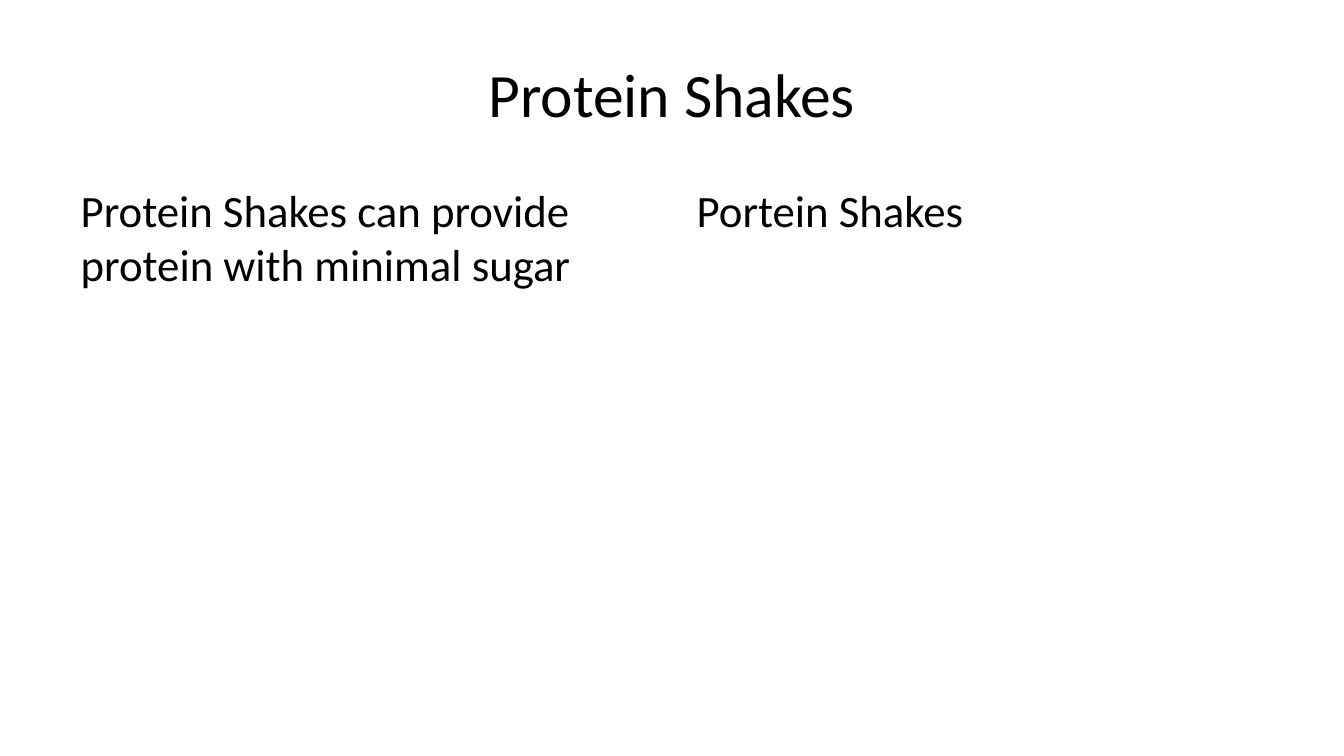
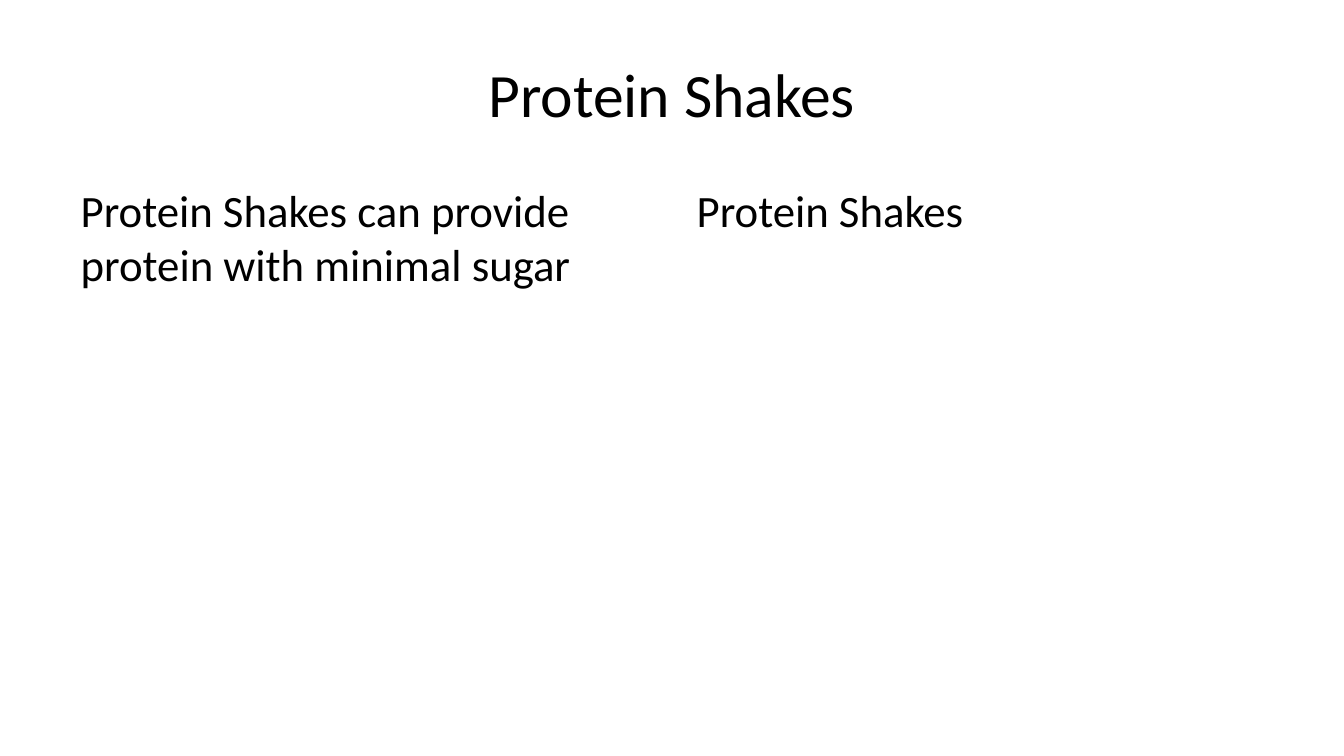
Before and after one commit to jcsalo/patient_education, a slide deck: slide 4 of lci_nutrition.pptx (slide 3 before the commit). Drawn at 1344x756 pixels with LibreOffice and Linux fonts; fonts in the diff are those of the drawing. Boxes give left, top, right and bottom in pixels: in the first picture for what was removed or moved away, otherwise in the second. Text is boxed around its words. In the diff, an @@ line names an element or a change of style, - is before the commit and + after.

```diff
--- a/lci_nutrition.pptx
+++ b/lci_nutrition.pptx
@@ text at (697, 196, 963, 228): text changed @@
-Portein Shakes
+Protein Shakes
```
Also in this commit, not shown: 1 slide added, 52 other files.
